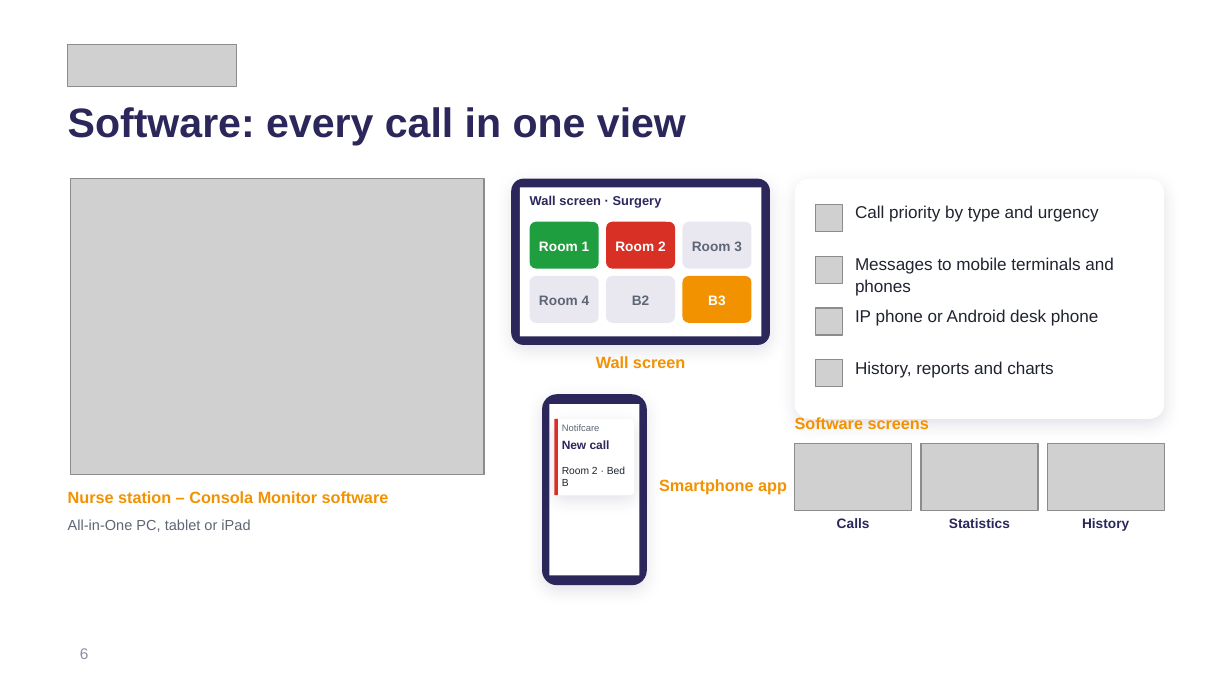
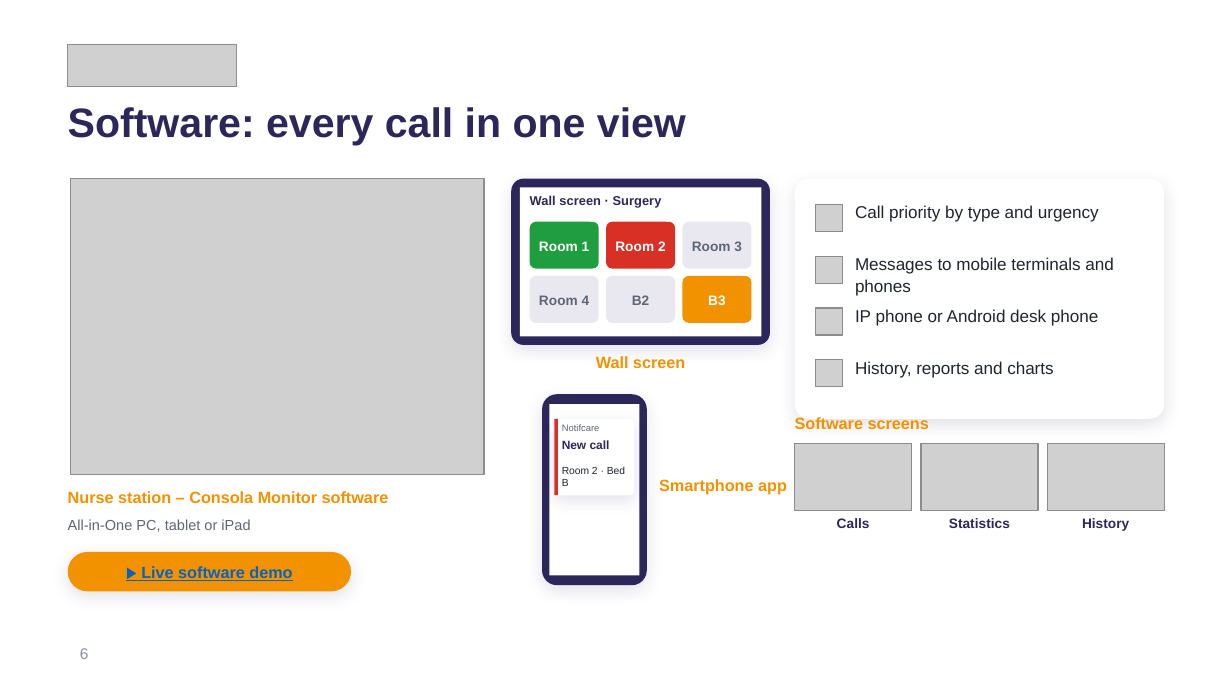
Before and after one commit to alexjusid-jpg/planos, a slide deck: slide 6 of yoseftal_rev05/assets/Yoseftal_SmartRoom_Presentation_REV07_EN.pptx. Drawn at 1232x693 pixels with LibreOffice and Linux fonts; fonts in the diff are those of the drawing; grey boxes stand for pictures; background and template pictures are left out. Boxes give left, top, right and bottom in pixels: in the first picture for what was removed or moved away, otherwise in the second. Text is boxed around its words. In the diff, an @@ line names an element or a change of style, - is before the commit and + after.

```diff
--- a/yoseftal_rev05/assets/Yoseftal_SmartRoom_Presentation_REV07_EN.pptx
+++ b/yoseftal_rev05/assets/Yoseftal_SmartRoom_Presentation_REV07_EN.pptx
@@ rounded rectangle added at <box>68,552,351,591</box>, fill #F39200 @@
@@ text added at <box>141,566,292,581</box>, 9.5 pt, text #0563C1, bold, underline @@
+▶ Live software demo
```
Also in this commit, not shown: 1 other file.
